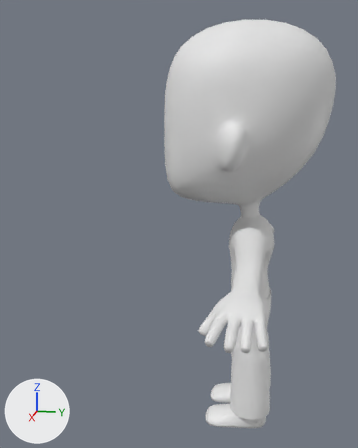
An edit to the Blender file Assets/Arts/Model/Character/Player Character.blend, drawn before and after from the same camera.
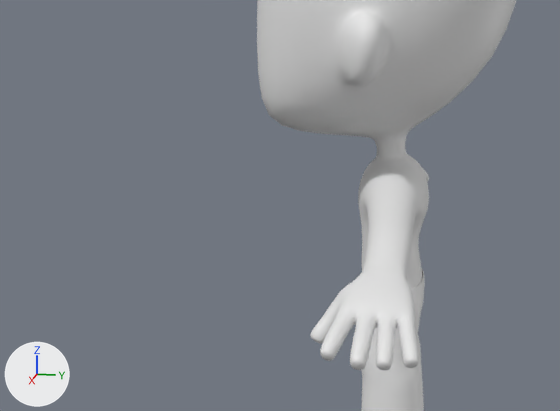
Each version appears first whole from a 50 mm camera at (2.42, 0.14, 1.63) aimed at (-0.06, -0.36, 1.02), and next in a close-up on the part from 0% to 100% of the width and 26% to 85% of the height. Arrows for +X, +Y and +Z are at lower left; the lights stay in place.

Objects in the first close-up: 'Player', 'shorts'.
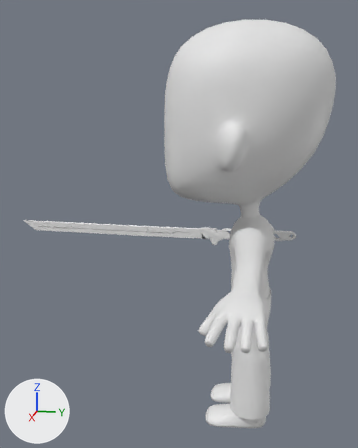
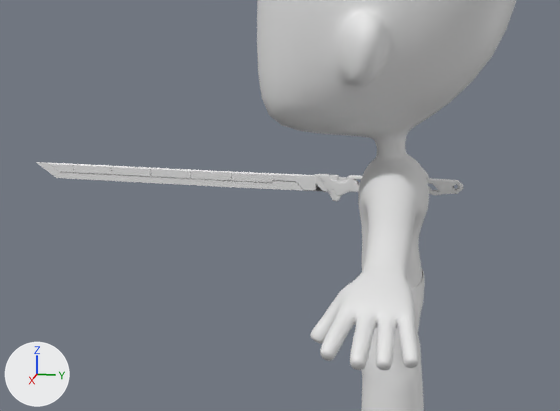
What differs and where, as boxes [x1, y1, x2, y2] in the close-ups (560 x 411 px):
'Plane.002', added
    after: [36, 162, 463, 202]

The change, as a list of edits to the scene's bpy script:
```text
Add me_plane_001:
    me_plane_001.from_pydata(...)  # 3258 vertices, 6616 faces; spans x -0.04..0.04, y -2.47..2.47, z -0.17..0.13
Add ob_plane_002:
    ob_plane_002 = bpy.data.objects.new('Plane.002', me_plane_001)
    ob_plane_002.location = (-0.72, -0.671, 0.784)
    ob_plane_002.scale = (0.381, 0.381, 0.381)
```
